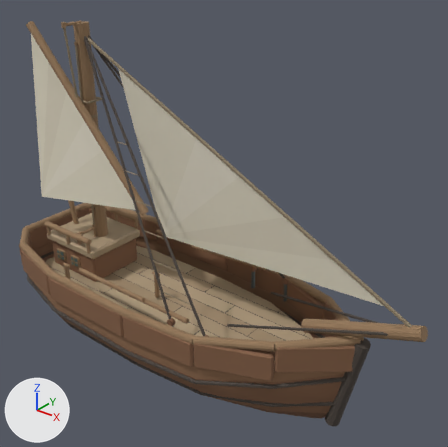
A saved change to the glTF model public/art/world3d/ships/cutter.glb.
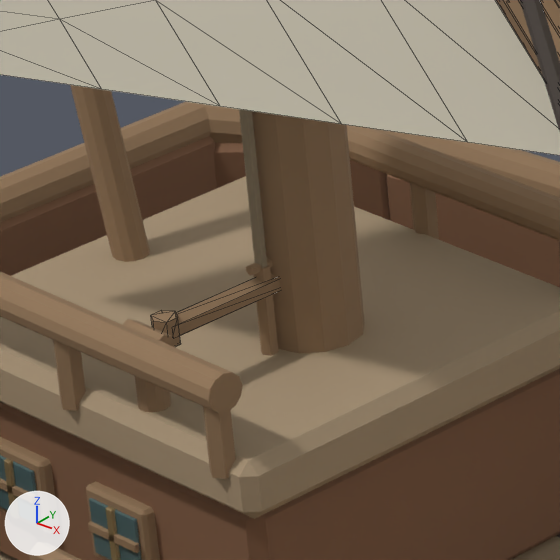
Each version is shown whole from a 50 mm camera at (109.3, -116.4, 121.2) aimed at (12.7, 4.4, 46.3), then close up on the part from 13% to 30% of the width and 42% to 59% of the height. Every picture has the same lights, and +X, +Y and +Z are marked at lower left. The first two pictures are the older version. The close-ups show mesh edges as thin lines.

Objects in the first close-up: 'Hull', 'Rig_mast0', 'Sail_mast0_main'.
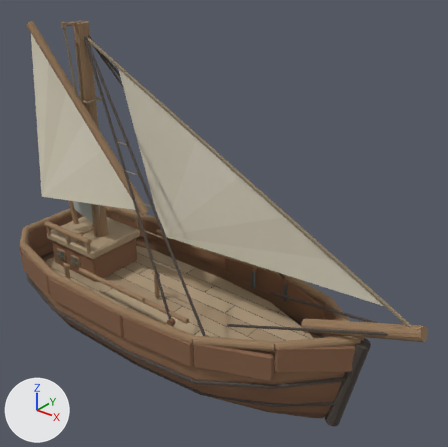
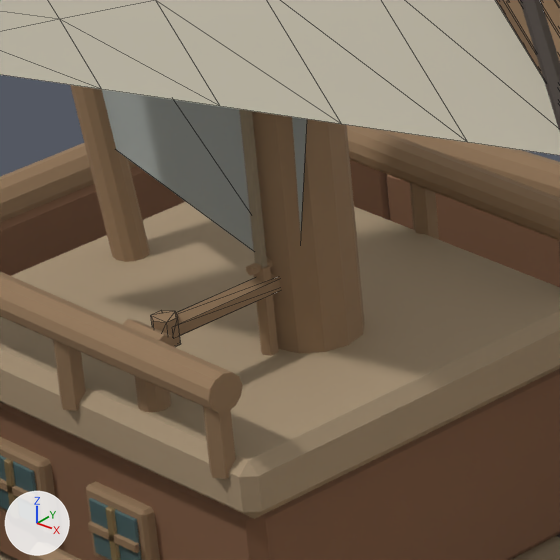
Boxes [x1, y1, x2, y2] around the edits, measured in the close-ups (560 x 560 px):
'OwnerFlag', added
    after: [102, 89, 307, 250]

What changed in the scene script:
```text
Add mat_teamcolor:
    mat_teamcolor = principled_material('TeamColor')
    mat_teamcolor.base_color = (0.36, 0.39, 0.37)  # grey #a2a8a4
    mat_teamcolor.roughness = 0.85
Add me_ownerflag_001:
    me_ownerflag_001.from_pydata([(-50.0, 0.0, 45.0), (-32.0, -1.5, 43.0), (-34.0, -1.5, 33.0), (-48.0, 0.0, 35.0)], [], [(0, 3, 2), (0, 2, 1)])
    me_ownerflag_001.materials.append(mat_teamcolor)  # grey #a2a8a4
Add ob_ownerflag:
    ob_ownerflag = bpy.data.objects.new('OwnerFlag', me_ownerflag_001)
    ob_ownerflag.location = (0.0, 0.0, 0.0)
```
